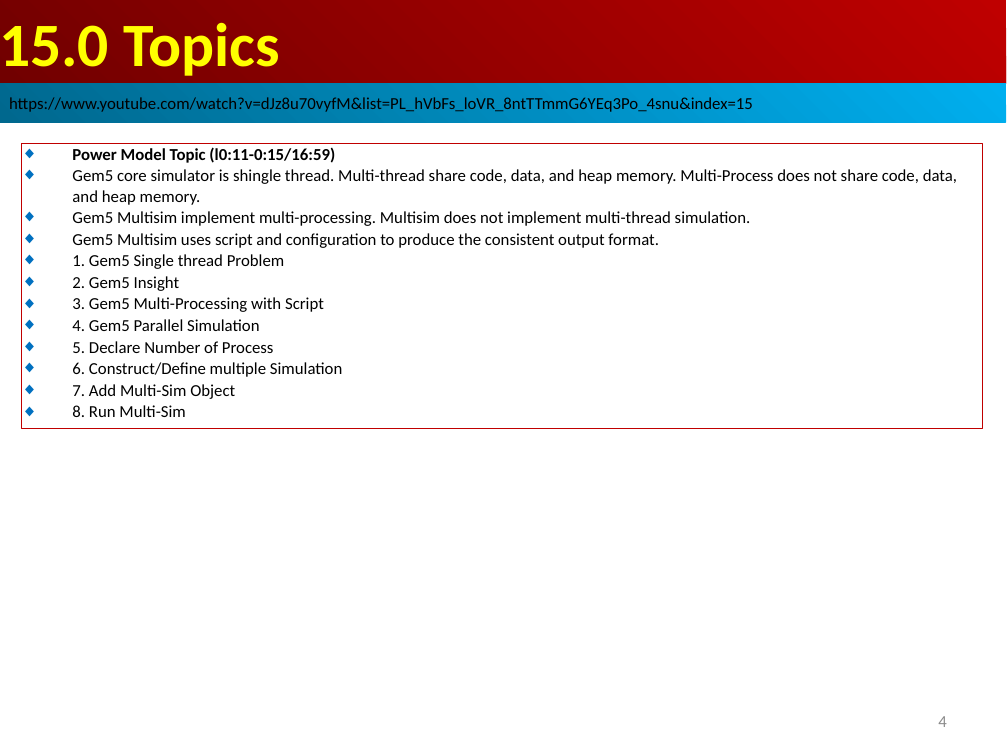
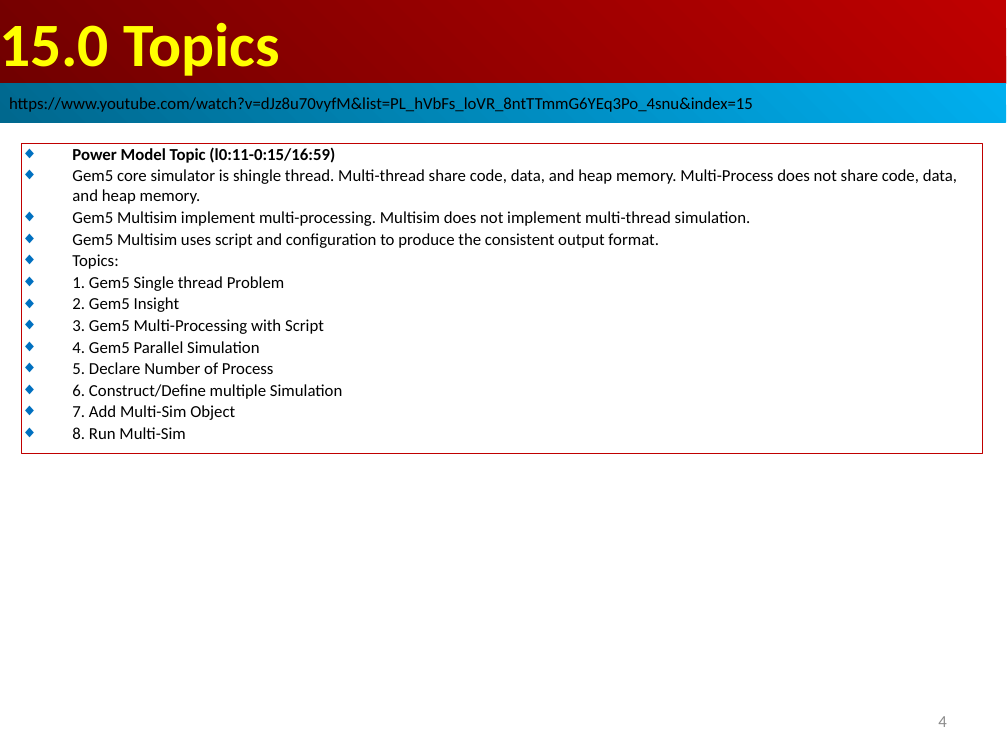
Before and after one commit to peterhchen/AIU_CS850_Gem5_McPAT, a slide deck: slide 4 of 050_Gem5/015.MultiSim/000_Video/015.MultiSim.ppt. Drawn at 1008x756 pixels with LibreOffice and Linux fonts; fonts in the diff are those of the drawing. Boxes give left, top, right and bottom in pixels: in the first picture for what was removed or moved away, otherwise in the second. Text is boxed around its words. In the diff, an @@ line names an element or a change of style, - is before the commit and + after.

```diff
--- a/050_Gem5/015.MultiSim/000_Video/015.MultiSim.ppt
+++ b/050_Gem5/015.MultiSim/000_Video/015.MultiSim.ppt
@@ rectangle "Power Model Topic (l0:11-0:15/16:59)": place and size @@
-rectangle "Power Model Topic (l0:11-0:15/16:59)" at [21, 143, 983, 428]
+rectangle "Power Model Topic (l0:11-0:15/16:59)" at [21, 143, 983, 454]
@@ text in rectangle at [72, 254, 118, 269]: paragraph added @@
+◆ Topics:
```
